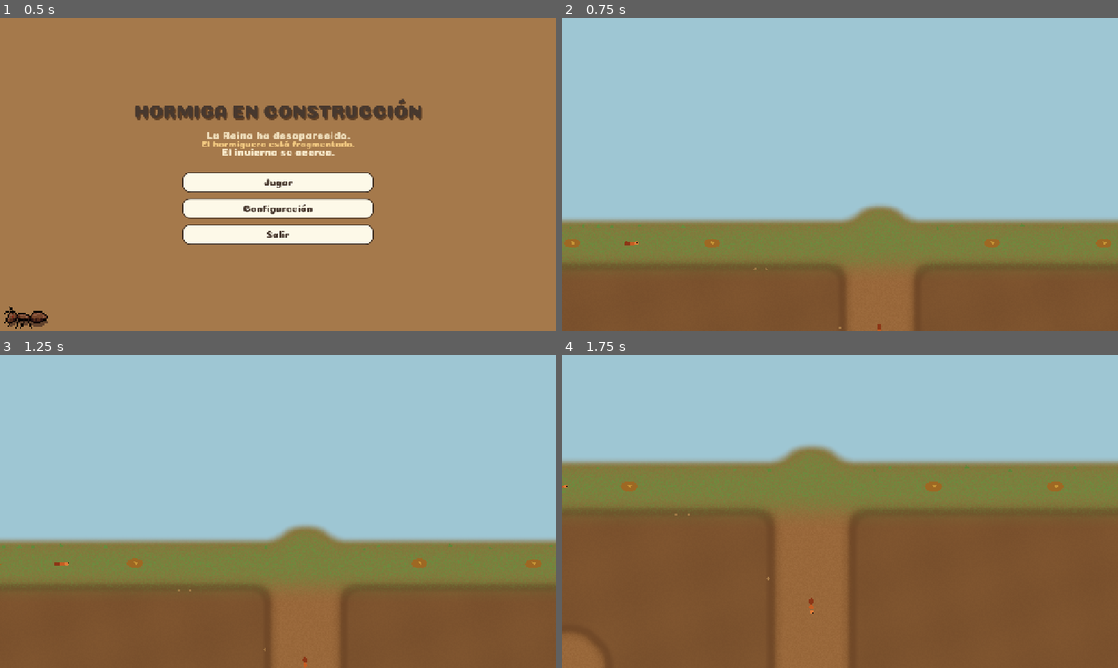
Above: before the commit, frames 1-4 (two rows, left to right).
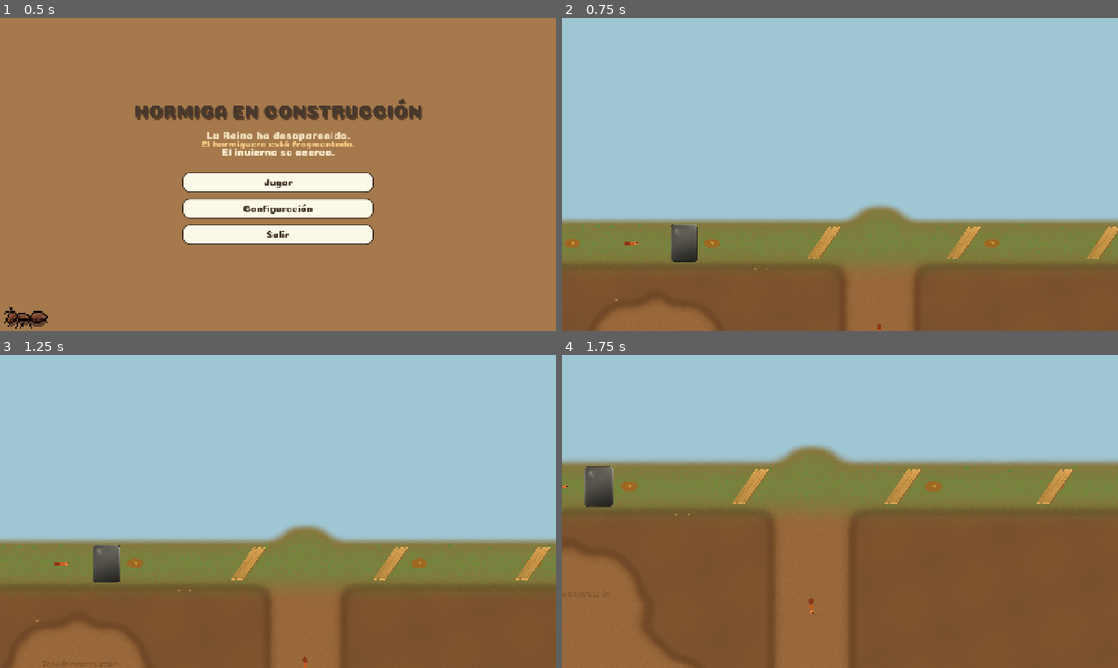
Above: after the commit, the same moments.

Repository: The-glitch-girls/an-ant-game
Game: Godot game, scene res://src/menu/menu.tscn
Two runs of this game, one before a commit and one after it. Both use one fixed random seed, a clock stepped at 60 frames per second and the inputs below.
Inputs:
- Up to frame 1 (0.5 s): no input
- Up to frame 2 (0.75 s): click "Jugar" at 0.5 s
- Up to frame 3 (1.25 s): no input
- Up to frame 4 (1.75 s): hold D (mover_derecha) from 1.28 s (still down); hold U from 1.28 s (still down)

Frame 1 is identical in both runs. In frame 2, 2.1% of the frame differs, in the area x 7-100%, y 66-100%; in frame 3, 3.0%; in frame 4, 5.0%, in the area x 0-92%, y 35-100%.

Commit message:
feat: zona created and tools

Diff:
--- a/src/domain/partida.gd
+++ b/src/domain/partida.gd
@@ -4,6 +4,8 @@
 enum Estacion { TARDE_HUMEDA, GRIS, PRIMER_HIELO, BLANCO }
 enum Resultado { EN_CURSO, VICTORIA, DERROTA }
 enum Destino { ALMACEN, CAMARA_REINA }
+enum Herramienta { PALA, RAMA }
+enum Fragmento { PALA_MANGO, PALA_CABEZAL, PALA_RESTO, RAMA_PUNTA, RAMA_CUERPO, RAMA_BASE }
 
 const ENERGIA_INICIAL := 100
 const COMIDAS_PARA_VICTORIA := 5
@@ -26,6 +28,8 @@
 var tiempo: int = 0
 var tiempo_descanso: float = 0.0
 var resultado: Resultado = Resultado.EN_CURSO
+var fragmentos_recolectados: Array[Fragmento] = []
+var herramientas_reconstruidas: Array[Herramienta] = []
 
 func correr() -> void:
 	if resultado != Resultado.EN_CURSO:
@@ -117,3 +121,47 @@
 	if tiempo_descanso >= 0.1:
 		tiempo_descanso -= 0.1
 		energia = mini(ENERGIA_INICIAL, energia + 1)
+
+
+func recolectar_fragmento(fragmento: Fragmento) -> void:
+	if fragmento in fragmentos_recolectados:
+		return
+	fragmentos_recolectados.append(fragmento)
+
+
+func tiene_fragmentos_para(herramienta: Herramienta) -> bool:
+	match herramienta:
+		Herramienta.PALA:
+			return Fragmento.PALA_MANGO in fragmentos_recolectados and \
+				   Fragmento.PALA_CABEZAL in fragmentos_recolectados and \
+				   Fragmento.PALA_RESTO in fragmentos_recolectados
+		Herramienta.RAMA:
+			return Fragmento.RAMA_PUNTA in fragmentos_recolectados and \
+				   Fragmento.RAMA_CUERPO in fragmentos_recolectados and \
+				   Fragmento.RAMA_BASE in fragmentos_recolectados
+	return false
+
+
+func reconstruir_herramienta(herramienta: Herramienta) -> bool:
+	if herramienta in herramientas_reconstruidas:
+		return false
+	if not tiene_fragmentos_para(herramienta):
+		return false
+
+	herramientas_reconstruidas.append(herramienta)
+
+	match herramienta:
+		Herramienta.PALA:
+			fragmentos_recolectados.erase(Fragmento.PALA_MANGO)
+			fragmentos_recolectados.erase(Fragmento.PALA_CABEZAL)
+			fragmentos_recolectados.erase(Fragmento.PALA_RESTO)
+		Herramienta.RAMA:
+			fragmentos_recolectados.erase(Fragmento.RAMA_PUNTA)
+			fragmentos_recolectados.erase(Fragmento.RAMA_CUERPO)
+			fragmentos_recolectados.erase(Fragmento.RAMA_BASE)
+
+	return true
+
+
+func tiene_herramienta(herramienta: Herramienta) -> bool:
+	return herramienta in herramientas_reconstruidas
--- /dev/null
+++ b/src/mundo/fragmento_pieza.gd
@@ -0,0 +1,36 @@
+extends Node2D
+class_name FragmentoPieza
+
+var tipo: Partida.Fragmento
+var tomada: bool = false
+var texture: Texture2D
+
+func _init(t: Partida.Fragmento, tex: Texture2D) -> void:
+	tipo = t
+	texture = tex
+
+func _ready() -> void:
+	var sprite := Sprite2D.new()
+	sprite.texture = texture
+	sprite.scale = Vector2(0.15, 0.15)
+	add_child(sprite)
+
+	var area := Area2D.new()
+	area.collision_layer = 4
+	area.collision_mask = 0
+	area.monitoring = true
+	var col := CollisionShape2D.new()
+	var shape := CircleShape2D.new()
+	shape.radius = 8.0
+	col.shape = shape
+	area.add_child(col)
+	area.body_entered.connect(_on_body_entered)
+	add_child(area)
+
+func _on_body_entered(body: Node) -> void:
+	if body.name == "HormigaVista" and not tomada:
+		var p: Partida = Juego.partida
+		if p != null:
+			p.recolectar_fragmento(tipo)
+			tomada = true
+			visible = false
--- a/src/mundo/hormiguero_mapa.gd
+++ b/src/mundo/hormiguero_mapa.gd
@@ -20,6 +20,7 @@
 var abandonada: Vector2 = Vector2.ZERO
 var humeda: Vector2 = Vector2.ZERO
 var fondo: Vector2 = Vector2.ZERO
+var construccion: Vector2 = Vector2.ZERO
 var derrumbada: Rect2 = Rect2()
 var comidas: Array[Vector2] = []
 var rutas_obreras: Array = []
@@ -92,6 +93,7 @@
 	_camara(36, 30, 4, 3)
 	_camara(18, 70, 4, 3)
 	_camara(58, 68, 5, 3)
+	_camara(20, 18, 5, 4) # construcción
 	_camara(36, 94, 5, 3) # fondo
 	_linea(36, 10, 36, 48, 2)
 	_linea(36, 48, 12, 38, 2)
@@ -104,6 +106,7 @@
 	_linea(12, 38, 8, 56, 1)
 	_linea(54, 44, 64, 52, 1)
 	_linea(36, 48, 36, 30, 1)
+	_linea(36, 30, 20, 18, 1) # conexión a construcción
 	_linea(36, 72, 18, 70, 1)
 	_linea(36, 72, 58, 68, 1)
 	_linea(36, 72, 36, 94, 1)
@@ -152,6 +155,7 @@
 	descanso = mundo(36, 72)
 	abandonada = mundo(8, 56)
 	humeda = mundo(64, 52)
+	construccion = mundo(20, 18)
 	fondo = mundo(36, 94)
 	spawn = mundo(54, 44)
 	derrumbada = Rect2(mundo(18, 24) - Vector2(TILE, TILE), Vector2(TILE * 7, TILE * 9))
--- a/src/mundo/mundo.gd
+++ b/src/mundo/mundo.gd
@@ -11,6 +11,7 @@
 var _almacen_area: Area2D
 var _reina_area: Area2D
 var _descanso_area: Area2D
+var _construccion_area: Area2D
 var _en_descanso: bool = false
 var _reloj: float = 0.0
 var _final_mostrado: bool = false
@@ -22,10 +23,14 @@
 var _intro: bool = true
 var energia_maxima := 100.0
 var energia := 100.0
+var _fragmentos_texturas: Dictionary = {}
+var _herramientas_texturas: Dictionary = {}
+var _efecto_reconstruccion: GPUParticles2D
 
 func _ready() -> void:
 	_sfx = Sfx.new()
 	add_child(_sfx)
+	_cargar_texturas_fragmentos()
 	_mapa = HormigueroMapa.new()
 	_mapa.generar()
 	_pintar_cielo()
@@ -37,6 +42,8 @@
 	_construir_hormiga()
 	_construir_obreras()
 	_construir_comidas()
+	_construir_fragmentos()
+	_actualizar_ui_herramientas()
 	_construir_larvas()
 	_construir_clima()
 	_construir_ui()
@@ -140,6 +147,7 @@
 	_label(_mapa.descanso + Vector2(-34, -36), "Descanso")
 	_label(_mapa.abandonada + Vector2(-40, -36), "Abandonada")
 	_label(_mapa.humeda + Vector2(-28, -36), "Húmeda")
+	_label(_mapa.construccion + Vector2(-70, -36), "Zona de reconstrucción")
 	_label(_mapa.fondo + Vector2(-22, -36), "Fondo")
 
 
@@ -157,6 +165,7 @@
 	_reina_area = _zona(_mapa.reina, t, "reina")
 	_almacen_area = _zona(_mapa.almacen, t, "almacen")
 	_descanso_area = _zona(_mapa.descanso, t, "descanso")
+	_construccion_area = _zona(_mapa.construccion, t, "construccion")
 	_zona(_mapa.larvas, t, "larvas")
 
 
@@ -212,6 +221,38 @@
 		var c := ComidaPieza.new()
 		c.position = p
 		add_child(c)
+
+
+func _cargar_texturas_fragmentos() -> void:
+	_fragmentos_texturas[Partida.Fragmento.PALA_MANGO] = load("res://assets/herramientas/fragmento_madera.png")
+	_fragmentos_texturas[Partida.Fragmento.PALA_CABEZAL] = load("res://assets/herramientas/fragmento_metal.png")
+	_fragmentos_texturas[Partida.Fragmento.PALA_RESTO] = load("res://assets/herramientas/fragmento_madera.png")
+	_fragmentos_texturas[Partida.Fragmento.RAMA_PUNTA] = load("res://assets/herramientas/fragmento_madera.png")
+	_fragmentos_texturas[Partida.Fragmento.RAMA_CUERPO] = load("res://assets/herramientas/fragmento_madera.png")
+	_fragmentos_texturas[Partida.Fragmento.RAMA_BASE] = load("res://assets/herramientas/fragmento_madera.png")
+
+	_herramientas_texturas[Partida.Herramienta.PALA] = load("res://assets/herramientas/pala_completa.png")
+	_herramientas_texturas[Partida.Herramienta.RAMA] = load("res://assets/herramientas/rama_completa.png")
+
+
+func _construir_fragmentos() -> void:
+	var fragmentos_data = [
+		[Partida.Fragmento.PALA_MANGO, _mapa.mundo(12, 10)],
+		[Partida.Fragmento.PALA_CABEZAL, _mapa.mundo(22, 10)],
+		[Partida.Fragmento.PALA_RESTO, _mapa.mundo(32, 10)],
+		[Partida.Fragmento.RAMA_PUNTA, _mapa.mundo(42, 10)],
+		[Partida.Fragmento.RAMA_CUERPO, _mapa.mundo(52, 10)],
+		[Partida.Fragmento.RAMA_BASE, _mapa.mundo(62, 10)],
+	]
+
+	for f in fragmentos_data:
+		var tipo: Partida.Fragmento = f[0]
+		var pos: Vector2 = f[1]
+		var tex: Texture2D = _fragmentos_texturas.get(tipo)
+		if tex != null:
+			var fragmento := FragmentoPieza.new(tipo, tex)
+			fragmento.position = pos
+			add_child(fragmento)
 
 
 func _construir_larvas() -> void:
@@ -345,6 +386,9 @@
 			_mostrar_comida_en_almacen(p.comida_en_almacen)
 	if _reina_area.overlaps_body(_hormiga) and p.lleva_comida:
 		p.depositar(Partida.Destino.CAMARA_REINA)
+	if _construccion_area.overlaps_body(_hormiga):
+		if Input.is_key_pressed(KEY_U):
+			_intentar_reconstruir()
 	if _descanso_area.overlaps_body(_hormiga):
 		if not _en_descanso:
 			_en_descanso = true
@@ -376,6 +420,64 @@
 		l.modulate = Color.WHITE if viva else Color(0.6, 0.5, 0.4, 0.75)
 		var base: float = _mapa.larvas.y + 8.0
 		l.position.y = base + sin(Time.get_ticks_msec() * (0.008 + n * 0.002) + i) * (2.2 if viva else 0.3)
+
+
+func _intentar_reconstruir() -> void:
+	var p: Partida = Juego.partida
+	if p == null:
+		return
+
+	for herramienta in [Partida.Herramienta.PALA, Partida.Herramienta.RAMA]:
+		if p.tiene_fragmentos_para(herramienta) and not p.tiene_herramienta(herramienta):
+			if p.reconstruir_herramienta(herramienta):
+				_mostrar_efecto_reconstruccion()
+				_mostrar_herramienta_reconstruida(herramienta)
+				_sfx.tocar("depositar")
+				break
+
+
+func _mostrar_efecto_reconstruccion() -> void:
+	if _efecto_reconstruccion == null:
+		_efecto_reconstruccion = GPUParticles2D.new()
+		_efecto_reconstruccion.amount = 30
+		_efecto_reconstruccion.lifetime = 1.5
+		_efecto_reconstruccion.texture = _pixel()
+		var mat := ParticleProcessMaterial.new()
+		mat.gravity = Vector3(0, -50, 0)
+		mat.scale_min = 0.5
+		mat.scale_max = 1.5
+		mat.color = Color(1.0, 0.8, 0.4, 0.8)
+		_efecto_reconstruccion.process_material = mat
+		add_child(_efecto_reconstruccion)
+
+	_efecto_reconstruccion.position = _hormiga.global_position
+	_efecto_reconstruccion.restart()
+
+
+func _mostrar_herramienta_reconstruida(herramienta: Partida.Herramienta) -> void:
+	var tex: Texture2D = _herramientas_texturas.get(herramienta)
+	if tex == null:
+		return
+
+	var sprite := Sprite2D.new()
+	sprite.texture = tex
+	sprite.scale = Vector2(0.2, 0.2)
+	sprite.position = _mapa.construccion + Vector2(0, -20)
+	sprite.z_index = 5
+	add_child(sprite)
+
+	var tw := create_tween()
+	tw.set_parallel(true)
+	tw.tween_property(sprite, "scale", Vector2(0.3, 0.3), 0.3)
+	tw.tween_property(sprite, "modulate:a", 1.0, 0.3)
+	tw.chain().tween_callback(sprite.queue_free)
+
+	_actualizar_ui_herramientas()
+
+
+func _actualizar_ui_herramientas() -> void:
+	if _hud != null:
+		_hud.pintar(energia, energia_maxima, Juego.partida.comida_en_almacen)
 
 
 func _actualizar_estacion() -> void:
--- a/src/ui/barra_estado.gd
+++ b/src/ui/barra_estado.gd
@@ -9,6 +9,7 @@
 var _comida: int = 0
 var _semillas: _Tira
 var _corazones: _Tira
+var _herramientas: _HerramientasUI
 
 
 func _ready() -> void:
@@ -17,7 +18,7 @@
 	offset_left = 20
 	offset_top = 14
 	offset_right = 420
-	offset_bottom = 130
+	offset_bottom = 150
 	var col := VBoxContainer.new()
 	col.mouse_filter = Control.MOUSE_FILTER_IGNORE
 	col.add_theme_constant_override("separation", 8)
@@ -25,6 +26,9 @@
 	add_child(col)
 	_semillas = _fila(col, "Almacén", false)
 	_corazones = _fila(col, "Energía", true)
+	_herramientas = _HerramientasUI.new()
+	_herramientas.custom_minimum_size = Vector2(380, 40)
+	col.add_child(_herramientas)
 	_semillas.pintar(0, COMIDAS)
 	_corazones.pintar(CORAZONES, CORAZONES)
 
@@ -38,6 +42,8 @@
 	var llenos: int = clampi(roundi((_energia / maxf(_energia_max, 1.0)) * CORAZONES), 0, CORAZONES)
 	_semillas.pintar(_comida, COMIDAS)
 	_corazones.pintar(llenos, CORAZONES)
+	if _herramientas != null:
+		_herramientas.actualizar()
 
 
 func _fila(col: VBoxContainer, titulo: String, corazones: bool) -> _Tira:
@@ -72,3 +78,60 @@
 				UiCozzy.dibujar_corazon(self, p, 13.0, i < _llenos, float(i + 2))
 			else:
 				UiCozzy.dibujar_semilla(self, p, 9.5, i < _llenos, float(i + 4))
+
+
+class _HerramientasUI extends Control:
+	var _pala_texture: Texture2D
+	var _rama_texture: Texture2D
+	var _pala_sprite: Sprite2D
+	var _rama_sprite: Sprite2D
+
+	func _ready() -> void:
+		mouse_filter = Control.MOUSE_FILTER_IGNORE
+		_pala_texture = load("res://assets/herramientas/pala_completa.png")
+		_rama_texture = load("res://assets/herramientas/rama_completa.png")
+
+		var h_box := HBoxContainer.new()
+		h_box.mouse_filter = Control.MOUSE_FILTER_IGNORE
+		h_box.add_theme_constant_override("separation", 20)
+		h_box.set_anchors_and_offsets_preset(Control.PRESET_FULL_RECT)
+		add_child(h_box)
+
+		var pala_label := Label.new()
+		pala_label.text = "Pala"
+		pala_label.add_theme_font_size_override("font_size", 12)
+		pala_label.add_theme_color_override("font_color", Color(0.42, 0.26, 0.14))
+		h_box.add_child(pala_label)
+
+		_pala_sprite = Sprite2D.new()
+		_pala_sprite.texture = _pala_texture
+		_pala_sprite.scale = Vector2(0.15, 0.15)
+		_pala_sprite.modulate = Color(0.5, 0.5, 0.5, 0.5)
+		h_box.add_child(_pala_sprite)
+
+		var rama_label := Label.new()
+		rama_label.text = "Rama"
+		rama_label.add_theme_font_size_override("font_size", 12)
+		rama_label.add_theme_color_override("font_color", Color(0.42, 0.26, 0.14))
+		h_box.add_child(rama_label)
+
+		_rama_sprite = Sprite2D.new()
+		_rama_sprite.texture = _rama_texture
+		_rama_sprite.scale = Vector2(0.15, 0.15)
+		_rama_sprite.modulate = Color(0.5, 0.5, 0.5, 0.5)
+		h_box.add_child(_rama_sprite)
+
+	func actualizar() -> void:
+		var p: Partida = Juego.partida
+		if p == null:
+			return
+
+		if p.tiene_herramienta(Partida.Herramienta.PALA):
+			_pala_sprite.modulate = Color.WHITE
+		else:
+			_pala_sprite.modulate = Color(0.5, 0.5, 0.5, 0.5)
+
+		if p.tiene_herramienta(Partida.Herramienta.RAMA):
+			_rama_sprite.modulate = Color.WHITE
+		else:
+			_rama_sprite.modulate = Color(0.5, 0.5, 0.5, 0.5)
Binary file added: assets/herramientas/fragmento_madera.png
Binary file added: assets/herramientas/fragmento_metal.png
Binary file added: assets/herramientas/fragmento_palo.png
Binary file added: assets/herramientas/pala_completa.png
Binary file added: assets/herramientas/rama_completa.png
Not shown, added: src/mundo/fragmento_pieza.gd.uid
